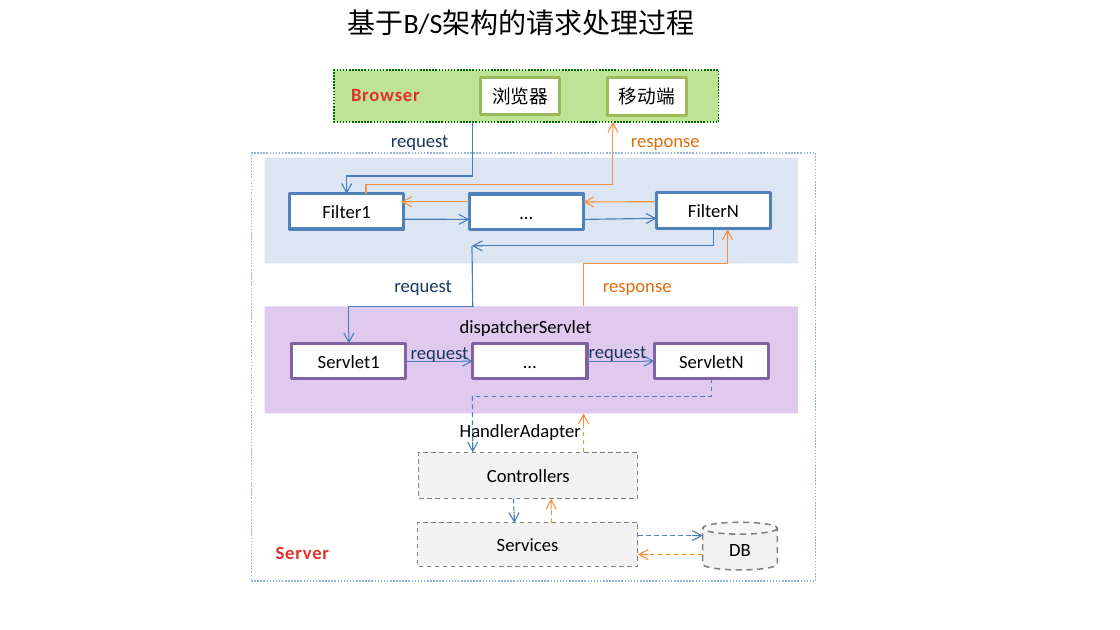
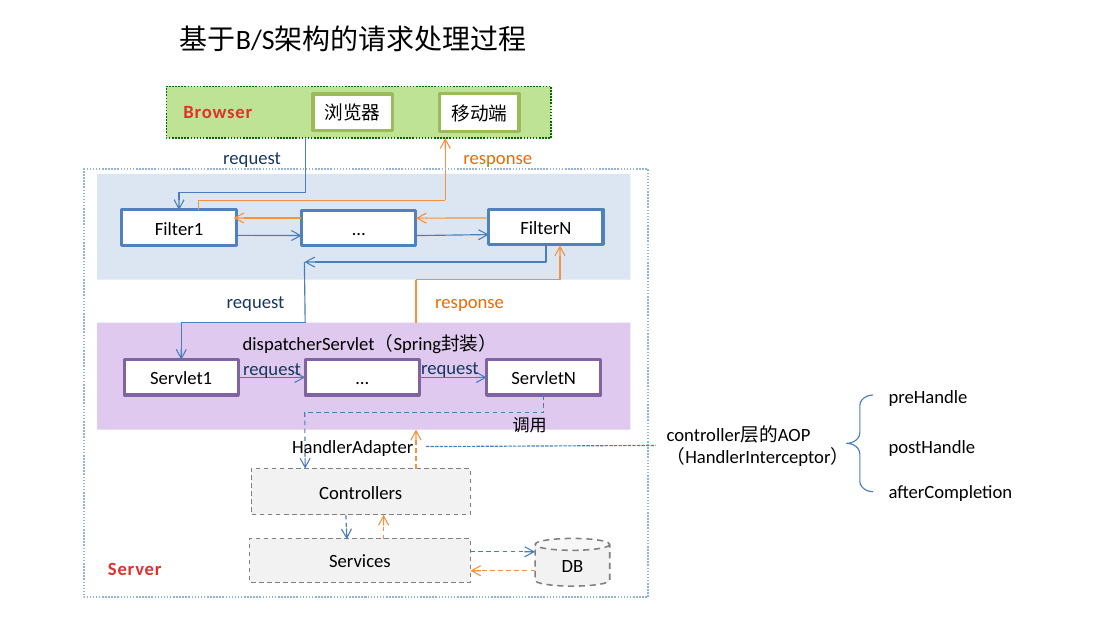
Before and after one commit to SherryLang/javalearning, a slide deck: slide 5 of issueImages/web context loading process.pptx (slide 4 before the commit). Drawn at 1120x630 pixels with LibreOffice and Linux fonts; fonts in the diff are those of the drawing. Boxes give left, top, right and bottom in pixels: in the first picture for what was removed or moved away, otherwise in the second. Text is boxed around its words. In the diff, an @@ line names an element or a change of style, - is before the commit and + after.

```diff
--- a/issueImages/web context loading process.pptx
+++ b/issueImages/web context loading process.pptx
@@ 9 rectangles, 5 arrows, 4 texts, 2 lines, 1 cylinder, 1 elbow arrow, 1 elbow line: place and size @@
-9 rectangles, 5 arrows, 4 texts, 2 lines, 1 cylinder, 1 elbow arrow, 1 elbow line at [251,9,815,581]
+9 rectangles, 5 arrows, 4 texts, 2 lines, 1 cylinder, 1 elbow arrow, 1 elbow line at [84,25,648,597]
@@ 9 arrows, 6 texts, 5 rectangles, 4 lines, 2 elbow arrows: place and size @@
-9 arrows, 6 texts, 5 rectangles, 4 lines, 2 elbow arrows at [290,89,771,566]
+9 arrows, 6 texts, 5 rectangles, 4 lines, 2 elbow arrows at [122,106,603,582]
@@ text at [243,334,498,354]: text changed @@
-dispatcherServlet
+dispatcherServlet（Spring封装）
@@ text added at [513,417,547,436], 11 pt, text #000000 @@
+调用
@@ left brace added at [847,395,874,492], outline #4B7EBC 0.75 pt @@
@@ text added at [889,390,968,406], 12 pt, text #000000 @@
+preHandle
@@ line added from (426, 447) to (655, 446), #4B7EBC 0.75 pt dashed @@
@@ text added at [667,426,850,466], 12 pt, text #000000 @@
+controller层的AOP
+（HandlerInterceptor）
@@ text added at [889,440,976,456], 12 pt, text #000000 @@
+postHandle
@@ text added at [889,485,1013,501], 12 pt, text #000000 @@
+afterCompletion
```
Also in this commit, not shown: 1 slide added.
